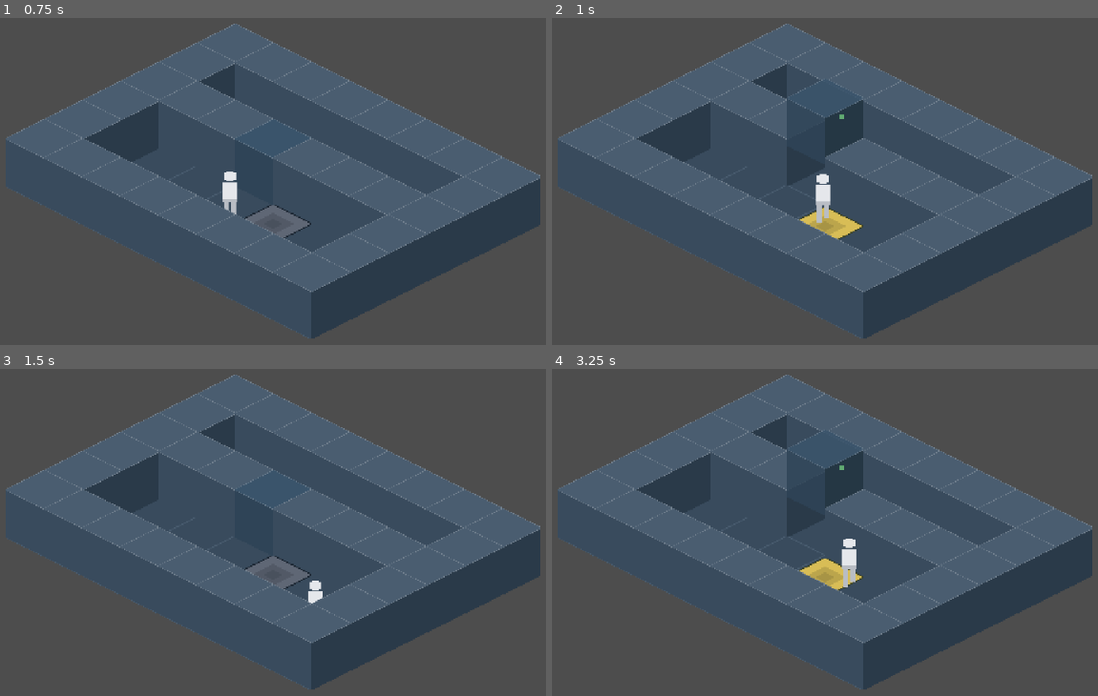
Above: before the commit, frames 1-4 (two rows, left to right).
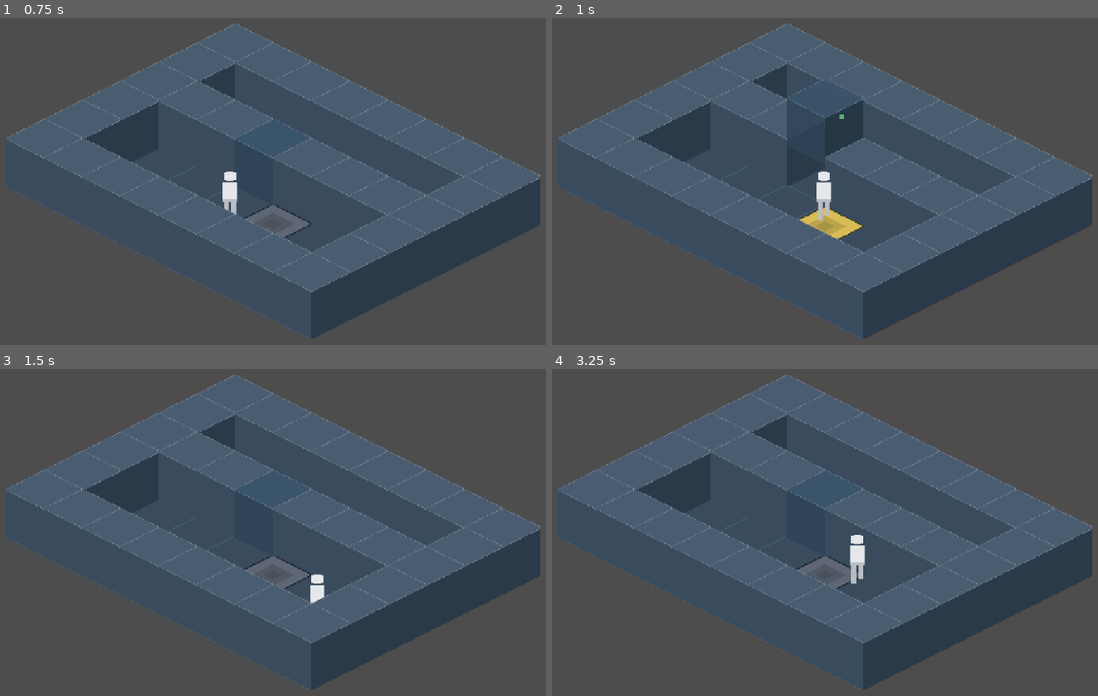
Above: after the commit, the same moments.

Repository: Balsam1213/echoes-of-yesterday
Game: Godot game, scene res://scenes/dev/dev_mechanisms.tscn
Same seed, same stepped clock (60 frames per second), same inputs: the game is played once before the commit and once after it.
Inputs:
- Up to frame 1 (0.75 s): tap Enter at 0.5 s; hold D (move_right) from 0.53 s (still down); tap R (record_toggle) at 0.6 s
- Up to frame 2 (1 s): keep holding D (move_right)
- Up to frame 3 (1.5 s): release D (move_right) at 1.28 s; hold S (move_down) from 1.28 s (still down); tap E (interact) at 1.35 s
- Up to frame 4 (3.25 s): tap R (record_toggle) at 1.55, 2.1, 2.85 s; tap Space at 2 s; release S (move_down) at 2.03 s; hold D (move_right) 2.03-2.78 s; tap Enter at 2.75 s; hold W (move_up) from 2.78 s (still down)

Frame 1 is identical in both runs. In frame 2, 0.2% of the frame differs, in the area x 48-52%, y 46-63%; in frame 3, 0.1%; in frame 4, 1.9%, in the area x 43-58%, y 18-68%.

Commit message:
feat(recording): TimeRecorder 行动记录器与 EchoRecording 数据结构(T3.1);碰撞圆 r6 适配门洞

Diff:
--- a/EchoesOfYesterday/scenes/player/Player.tscn
+++ b/EchoesOfYesterday/scenes/player/Player.tscn
@@ -1,12 +1,13 @@
-[gd_scene load_steps=7 format=3]
+[gd_scene load_steps=8 format=3]
 
 [ext_resource type="Script" path="res://scripts/player/player_controller.gd" id="1"]
 [ext_resource type="Texture2D" path="res://assets/characters/player_idle.png" id="2"]
 [ext_resource type="Texture2D" path="res://assets/characters/player_walk_0.png" id="3"]
 [ext_resource type="Texture2D" path="res://assets/characters/player_walk_1.png" id="4"]
+[ext_resource type="Script" path="res://scripts/recording/time_recorder.gd" id="5"]
 
 [sub_resource type="CircleShape2D" id="CircleShape2D_foot"]
-radius = 9.0
+radius = 6.0
 
 [sub_resource type="SpriteFrames" id="SpriteFrames_player"]
 animations = [{
@@ -45,7 +46,7 @@
 script = ExtResource("1")
 
 [node name="CollisionShape2D" type="CollisionShape2D" parent="."]
-position = Vector2(0, -9)
+position = Vector2(0, -6)
 shape = SubResource("CircleShape2D_foot")
 
 [node name="Sprite" type="AnimatedSprite2D" parent="."]
@@ -59,3 +60,7 @@
 unique_name_in_owner = true
 position_smoothing_enabled = true
 position_smoothing_speed = 8.0
+
+[node name="TimeRecorder" type="Node" parent="."]
+unique_name_in_owner = true
+script = ExtResource("5")
--- a/EchoesOfYesterday/scripts/player/player_controller.gd
+++ b/EchoesOfYesterday/scripts/player/player_controller.gd
@@ -13,6 +13,7 @@
 
 @onready var _sprite: AnimatedSprite2D = %Sprite
 @onready var _camera: Camera2D = %Camera
+@onready var recorder: TimeRecorder = %TimeRecorder
 
 ## 朝向:最后一次非零移动方向,单位向量(记录字段 direction)
 var direction: Vector2 = Vector2.DOWN
@@ -23,6 +24,7 @@
 
 
 func _ready() -> void:
+	add_to_group("player")
 	add_to_group("echo_trigger")  # 机关触发身份:压力开关/门洞检测均识别此组(docs/03 §4)
 	_apply_camera_limits()
 	_sprite.play(anim_state)
--- /dev/null
+++ b/EchoesOfYesterday/scripts/recording/echo_recording.gd
@@ -0,0 +1,22 @@
+class_name EchoRecording
+extends RefCounted
+## 一段已结束的行动记录(docs/02 §5.2):60Hz 物理帧采样,按时间序保存。
+## demo 仅内存持有,不落盘(02 §5.3)。
+
+const SAMPLE_RATE := 60.0
+const MAX_FRAMES := 1800  # 30 秒上限(FR-005)
+
+## 帧结构:{ t: int, pos: Vector2, dir: Vector2, anim: String, events: Array[String] }
+var frames: Array[Dictionary] = []
+
+
+func duration() -> float:
+	return frames.size() / SAMPLE_RATE
+
+
+func start_position() -> Vector2:
+	return frames[0]["pos"] if not frames.is_empty() else Vector2.ZERO
+
+
+func end_position() -> Vector2:
+	return frames[-1]["pos"] if not frames.is_empty() else Vector2.ZERO
--- /dev/null
+++ b/EchoesOfYesterday/scripts/recording/time_recorder.gd
@@ -0,0 +1,60 @@
+class_name TimeRecorder
+extends Node
+## 行动记录器(T3.1):R 开始/结束,60Hz 逐物理帧采样,满 30 秒自动结束(docs/02 §5)。
+## 采样在 _physics_process 内进行——回放一致性的根基(NFR-02)。
+## 作为 Player 子节点存在;仅保留最近一条已完成记录(02 §5.3,多记录为第 3 关需求)。
+
+var recording: EchoRecording = null  # 最近一条已完成记录
+var is_recording := false
+
+var _buffer: EchoRecording = null
+var _player: PlayerController
+
+
+func _ready() -> void:
+	_player = get_parent() as PlayerController
+
+
+func _physics_process(_delta: float) -> void:
+	if Input.is_action_just_pressed("record_toggle"):
+		if is_recording:
+			_stop()
+		else:
+			_start()
+		return
+	if is_recording:
+		_sample()
+
+
+func discard_buffer() -> void:
+	## 丢弃未完成记录(重置房间时调用,docs/02 §8.2);静默取消,不发信号
+	if is_recording:
+		is_recording = false
+		_buffer = null
+
+
+func _start() -> void:
+	_buffer = EchoRecording.new()
+	is_recording = true
+	GameEvents.recording_started.emit()
+
+
+func _stop() -> void:
+	is_recording = false
+	recording = _buffer
+	_buffer = null
+	GameEvents.recording_stopped.emit(recording.duration())
+
+
+func _sample() -> void:
+	if _buffer.frames.size() >= EchoRecording.MAX_FRAMES:
+		_stop()  # 满 30 秒自动结束(E-03)
+		return
+	# TODO(recording): 交互事件由 InteractionManager 在 M4+ 填充(02 §5.2 events 字段)
+	_buffer.frames.append({
+		"t": _buffer.frames.size(),
+		"pos": _player.global_position,
+		"dir": _player.direction,
+		"anim": _player.anim_state,
+		"events": [],
+	})
Not shown, added: EchoesOfYesterday/scripts/recording/echo_recording.gd.uid
Not shown, added: EchoesOfYesterday/scripts/recording/time_recorder.gd.uid
